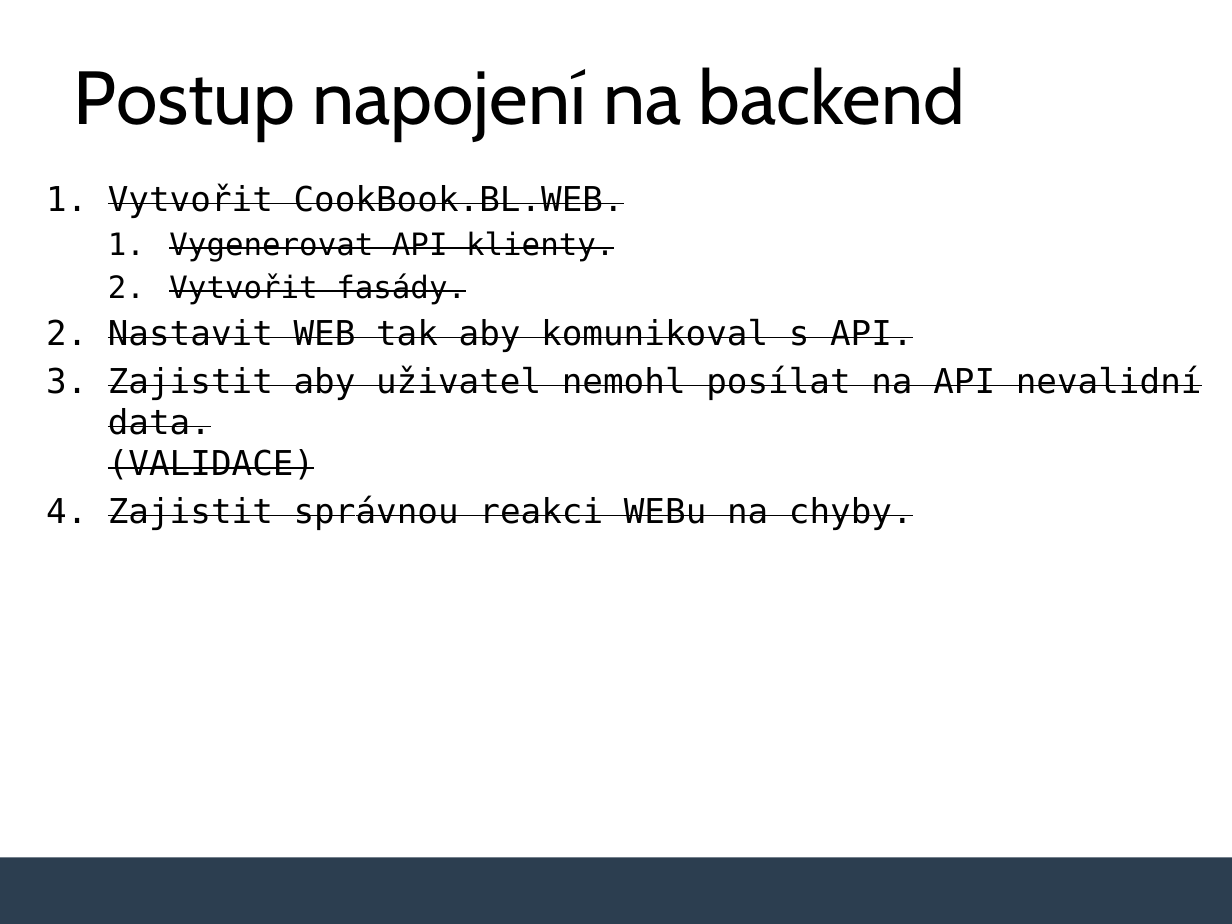
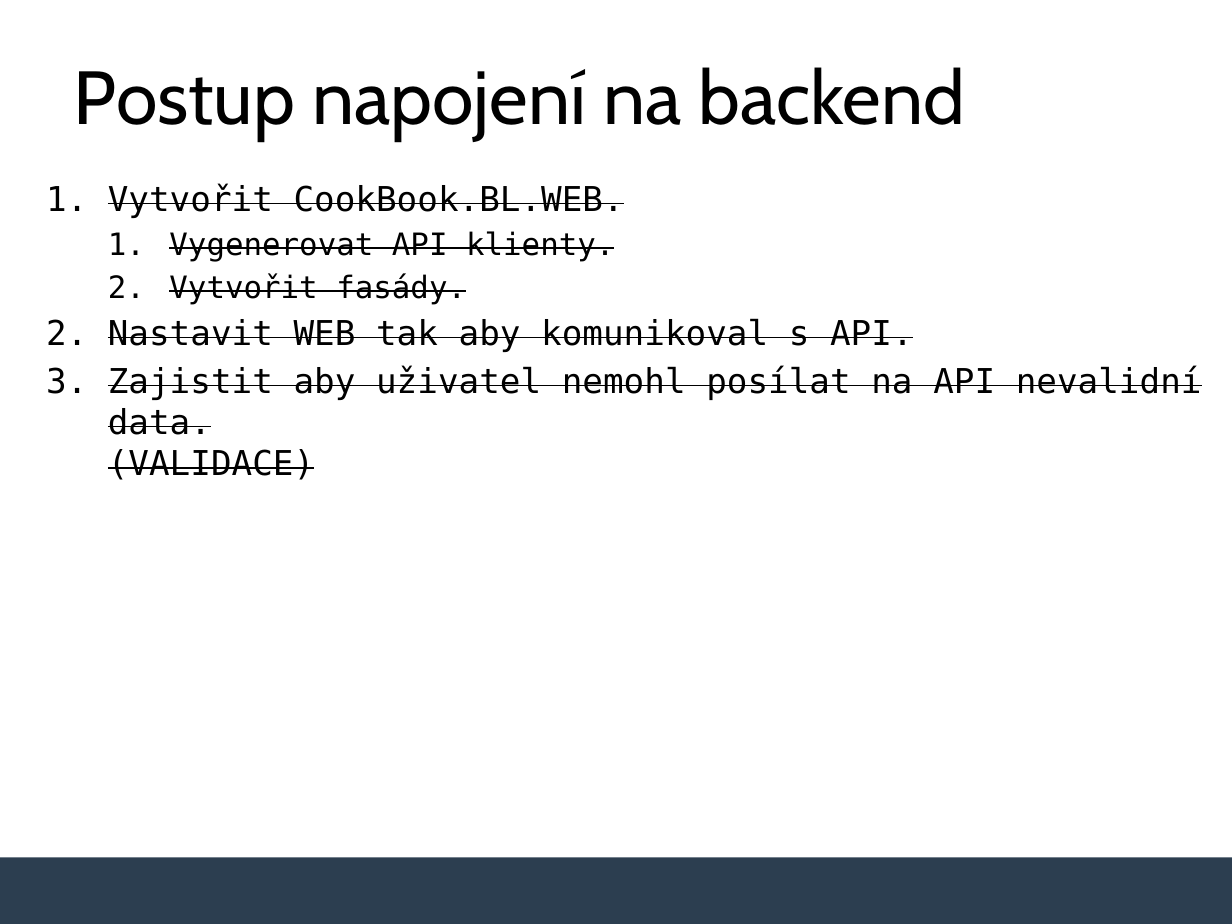
Before and after one commit to MichalTichy/Lecture-Integrating-Blazor-with-Backend, a slide deck: slide 25 of slides.pptx (slide 27 before the commit). Drawn at 1232x924 pixels with LibreOffice and Linux fonts; fonts in the diff are those of the drawing; background and template pictures are left out. Boxes give left, top, right and bottom in pixels: in the first picture for what was removed or moved away, otherwise in the second. Text is boxed around its words. In the diff, an @@ line names an element or a change of style, - is before the commit and + after.

```diff
--- a/slides.pptx
+++ b/slides.pptx
@@ text at <box>108,496,913,530</box>: paragraph removed @@
-4. Zajistit správnou reakci WEBu na chyby.
```
Also in this commit, not shown: 6 other slides changed, 3 slides added, 5 slides removed.
